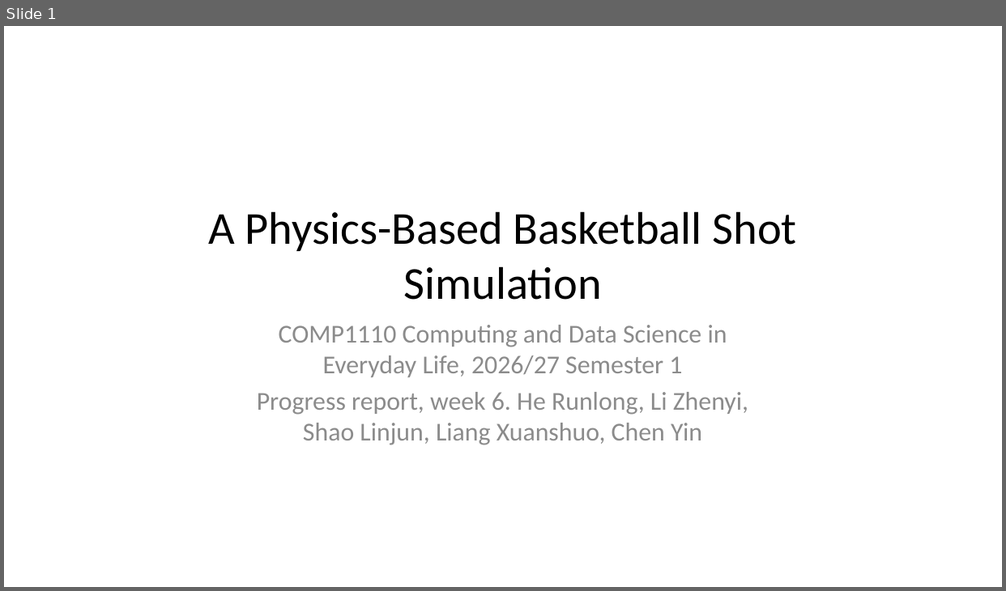
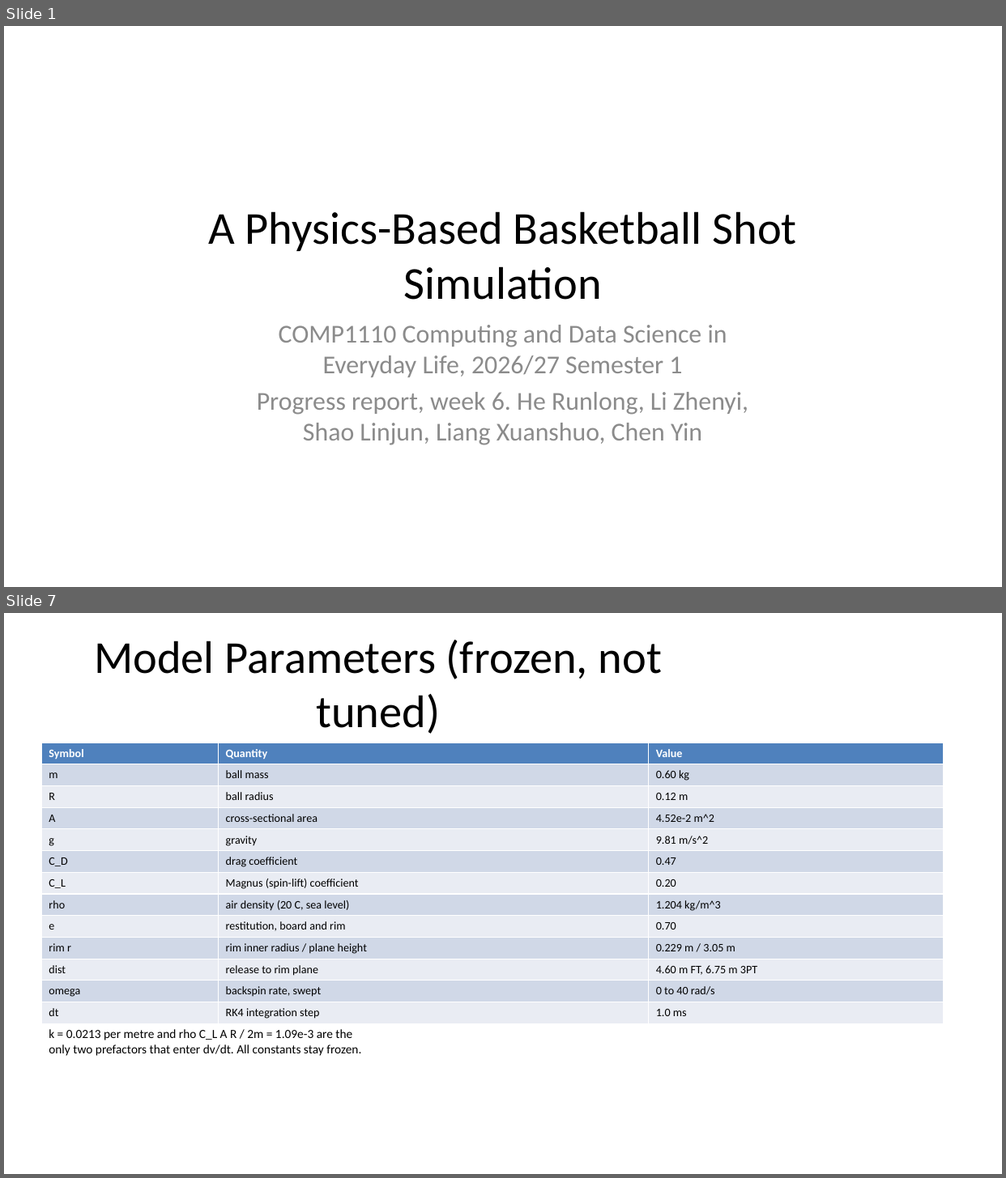
Before and after one commit to dbzyw/comp-1110-group-project, a slide deck: Specifications/COMP1110_Basketball_Shot_Simulation_Progress.pptx. Shown one above the other, each under a label of ours: slide 1 before the commit, slides 1 and 7 after it; the slides between them are not shown. The pictures are 1006x591 and 1006x1178 pixels, drawn with LibreOffice and Linux fonts; fonts in the diff are those of the drawing. Boxes give left, top, right and bottom in pixels: in the first picture for what was removed or moved away, otherwise in the second. Text is boxed around its words. In the diff, an @@ line names an element or a change of style, - is before the commit and + after.

```diff
--- a/Specifications/COMP1110_Basketball_Shot_Simulation_Progress.pptx
+++ b/Specifications/COMP1110_Basketball_Shot_Simulation_Progress.pptx
@@ slide 7 added at <box>4,613,1002,1174</box>, background #FFFFFF @@
@@ title added at <box>94,640,662,734</box>, 44 pt, text #000000 @@
+Model Parameters (frozen, not tuned)
@@ table added at <box>41,743,944,1022</box>, 13 rows, 3 columns @@
+Symbol | Quantity | Value
+m | ball mass | 0.60 kg
+R | ball radius | 0.12 m
+A | cross-sectional area | 4.52e-2 m^2
+g | gravity | 9.81 m/s^2
+C_D | drag coefficient | 0.47
+C_L | Magnus (spin-lift) coefficient | 0.20
+rho | air density (20 C, sea level) | 1.204 kg/m^3
+e | restitution, board and rim | 0.70
+rim r | rim inner radius / plane height | 0.229 m / 3.05 m
+dist | release to rim plane | 4.60 m FT, 6.75 m 3PT
+omega | backspin rate, swept | 0 to 40 rad/s
+dt | RK4 integration step | 1.0 ms
@@ text added at <box>49,1029,361,1056</box>, 12 pt, text #000000 @@
+k = 0.0213 per metre and rho C_L A R / 2m = 1.09e-3 are the
+only two prefactors that enter dv/dt. All constants stay frozen.
```
Also in this commit, not shown: 9 slides changed, 4 other slides added, 3 other files.
